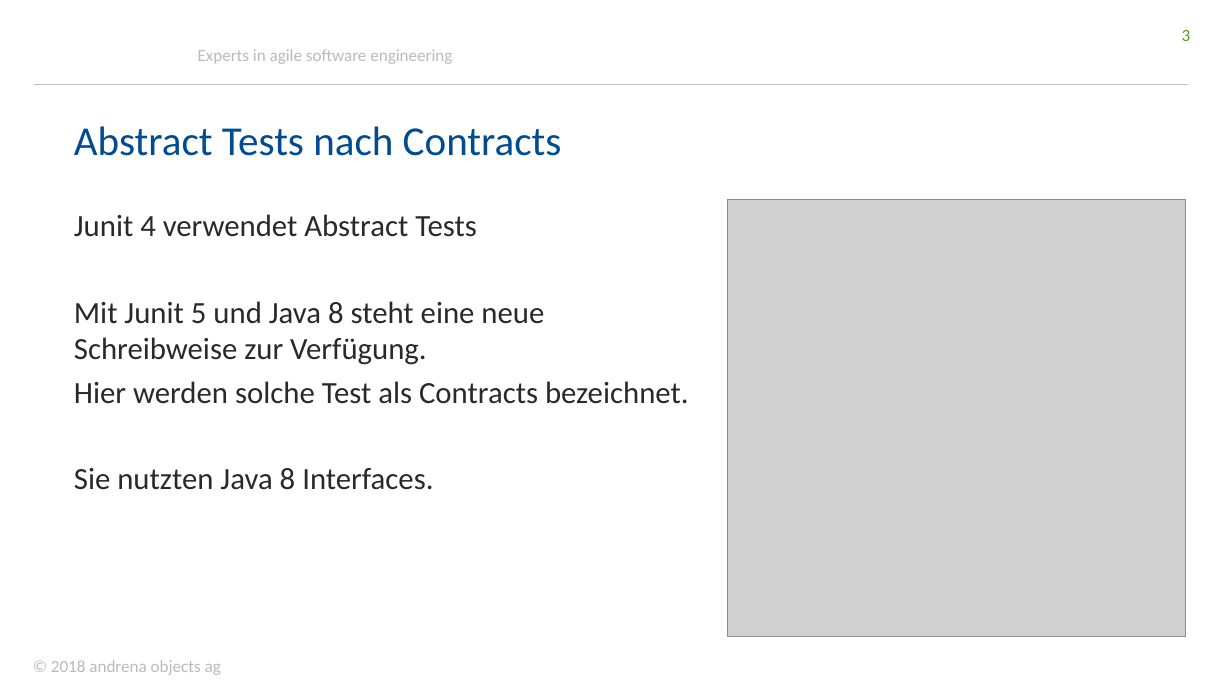
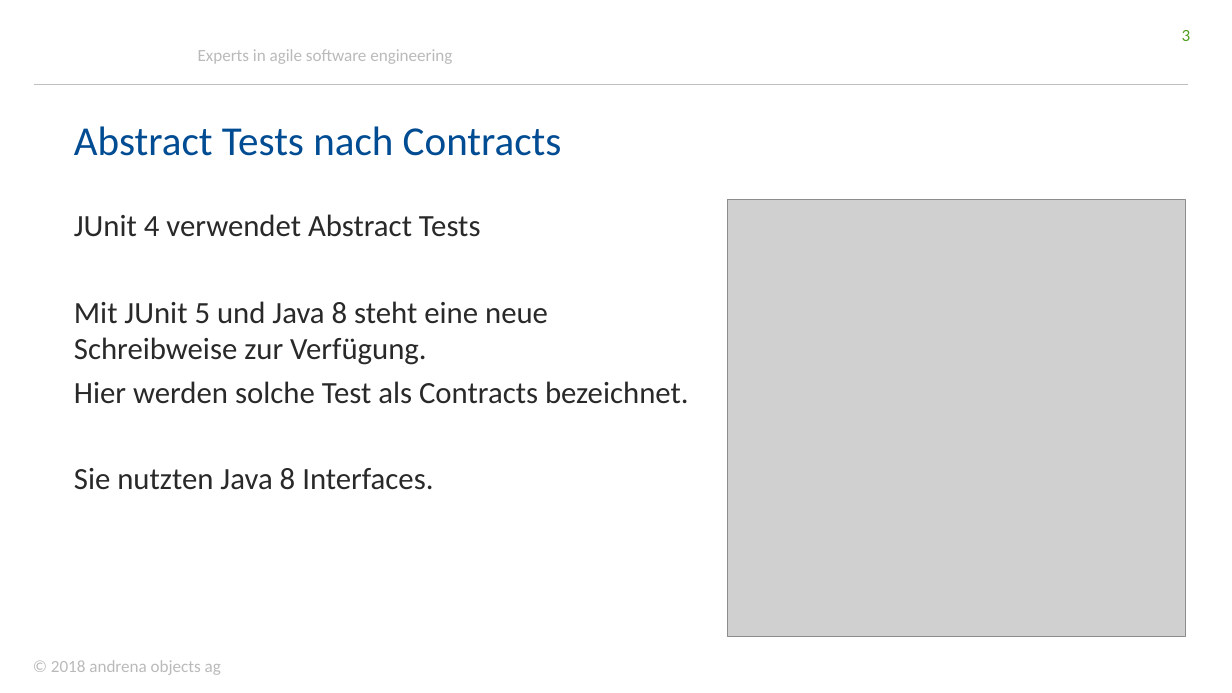
Before and after one commit to andrena/junit5-workshop-et-ka-2018, a slide deck: slide 3 of files/Folien.pptx. Drawn at 1232x693 pixels with LibreOffice and Linux fonts; fonts in the diff are those of the drawing; grey boxes stand for pictures; background and template pictures are left out. Boxes give left, top, right and bottom in pixels: in the first picture for what was removed or moved away, otherwise in the second. Text is boxed around its words. In the diff, an @@ line names an element or a change of style, - is before the commit and + after.

Commit message:
Korrektur: Rechtschreibung von JUnit

```diff
--- a/files/Folien.pptx
+++ b/files/Folien.pptx
@@ text at (74,214,548,365): text changed @@
-Junit 4 verwendet Abstract Tests
-Mit Junit 5 und Java 8 steht eine neue Schreibweise zur Verfügung.
+JUnit 4 verwendet Abstract Tests
+Mit JUnit 5 und Java 8 steht eine neue Schreibweise zur Verfügung.
```
Also in this commit, not shown: 1 other slide changed.
